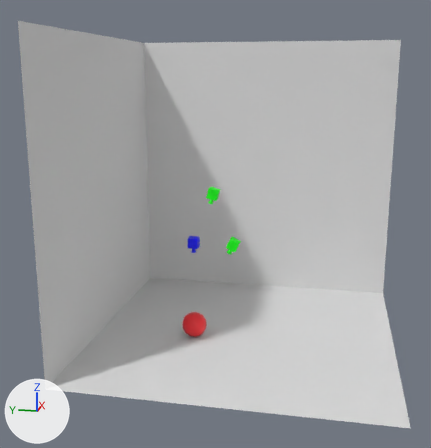
The Blender file fringe_projection.blend, before and after one commit.
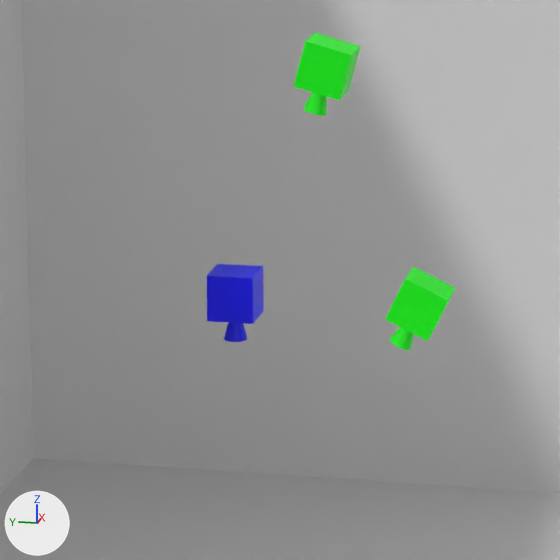
Each version appears first whole from a 50 mm lens placed at (4.92, -0.84, 2.6), pointed at (10.54, 0.29, 1.19), and next in a close-up on the part from 33% to 61% of the width and 40% to 67% of the height. Every picture has the same lights, and +X, +Y and +Z are marked at lower left. The last two pictures show the newer version.

The first close-up shows 'Camera1', 'Camera2', 'ImageProjector', 'Stage'.
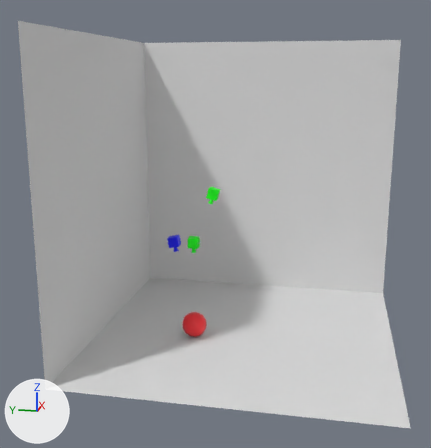
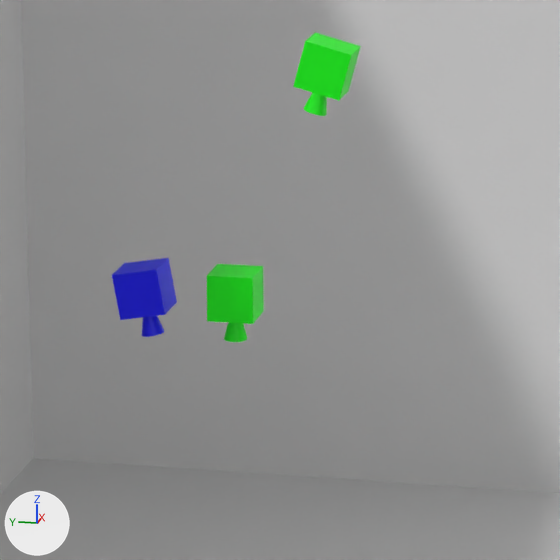
Patch to the scene script:
```diff
--- a/fringe_projection.blend.py
+++ b/fringe_projection.blend.py
@@ ob_camera1 @@
 ob_camera1 = bpy.data.objects.new('Camera1', me_camera1mesh)
-ob_camera1.location = (10.5, 0.1, 1.0)
-ob_camera1.rotation_euler = (-1.134, 0.0, 0.0)  # degrees (-65, 0, 0)
+ob_camera1.location = (10.5, 0.5, 1.0)
+ob_camera1.rotation_euler = (-1.571, 0.0, 0.0)  # degrees (-90, 0, 0)
 ob_camera1.visible_shadow = False
@@ ob_imageprojector @@
 ob_imageprojector = bpy.data.objects.new('ImageProjector', me_imageprojectormesh)
-ob_imageprojector.location = (10.5, 0.5, 1.0)
-ob_imageprojector.rotation_euler = (-1.571, 0.0, 0.0)  # degrees (-90, 0, 0)
+ob_imageprojector.location = (10.5, 0.7, 1.0)
+ob_imageprojector.rotation_euler = (-1.745, 0.0, 0.0)  # degrees (-100, 0, 0)
 ob_imageprojector.visible_shadow = False
```

Boxes [x1, y1, x2, y2] around the edits, measured in the close-ups (560 x 560 px):
'ImageProjector', moved, turned: before [207, 264, 264, 342]; after [112, 258, 177, 337]
'Camera1', moved, turned: before [385, 267, 455, 350]; after [207, 264, 264, 342]
